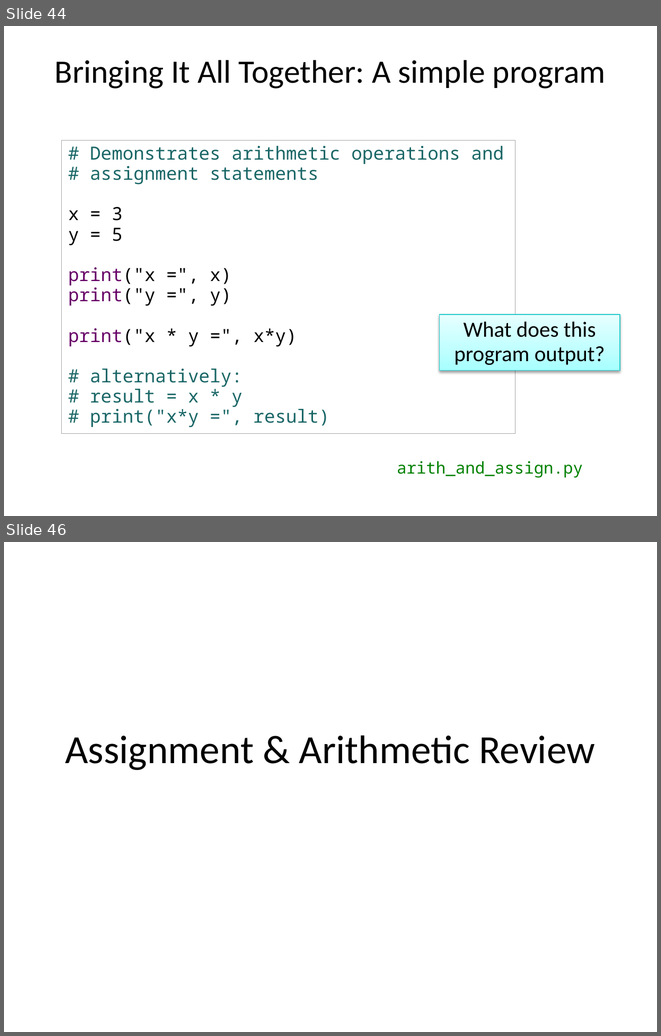
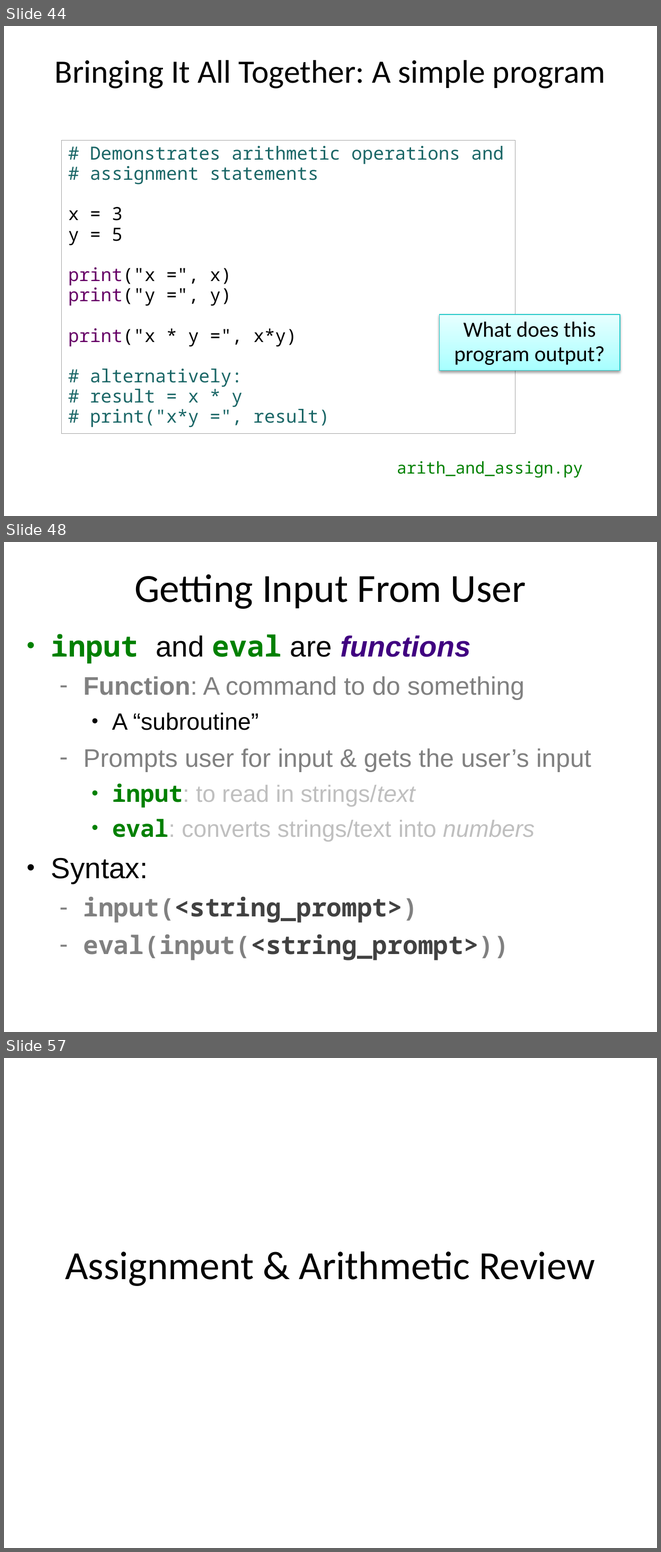
Before and after one commit to emhill/117-S15, a slide deck: src/morea/materials/04-python-intro.pptx. Shown one above the other, each under a label of ours: slides 44 and 46 before the commit, slides 44, 48 and 57 after it; the slides between them are not shown. The pictures are 661x1036 and 661x1552 pixels, drawn with LibreOffice and Linux fonts; fonts in the diff are those of the drawing. Boxes give left, top, right and bottom in pixels: in the first picture for what was removed or moved away, otherwise in the second. Text is boxed around its words. In the diff, an @@ line names an element or a change of style, - is before the commit and + after.

```diff
--- a/src/morea/materials/04-python-intro.pptx
+++ b/src/morea/materials/04-python-intro.pptx
@@ slide 48 added at (4,542,657,1032), background #FFFFFF @@
@@ title added at (134,574,526,609), 44 pt, text #020202 @@
+Getting Input From User
@@ text added at (51,634,591,960), 28 pt, text #808080 @@
+• input and eval are functions
+  ‑ Function: A command to do something
+    • A “subroutine”
+  ‑ Prompts user for input & gets the user’s input
+    • input: to read in strings/text
+    • eval: converts strings/text into numbers
+• Syntax:
+  ‑ input(<string_prompt>)
+  ‑ eval(input(<string_prompt>))
@@ what was slide 46 is now slide 57 @@
```
Also in this commit, not shown: 1 slide changed, 10 other slides added, 2 other files.
